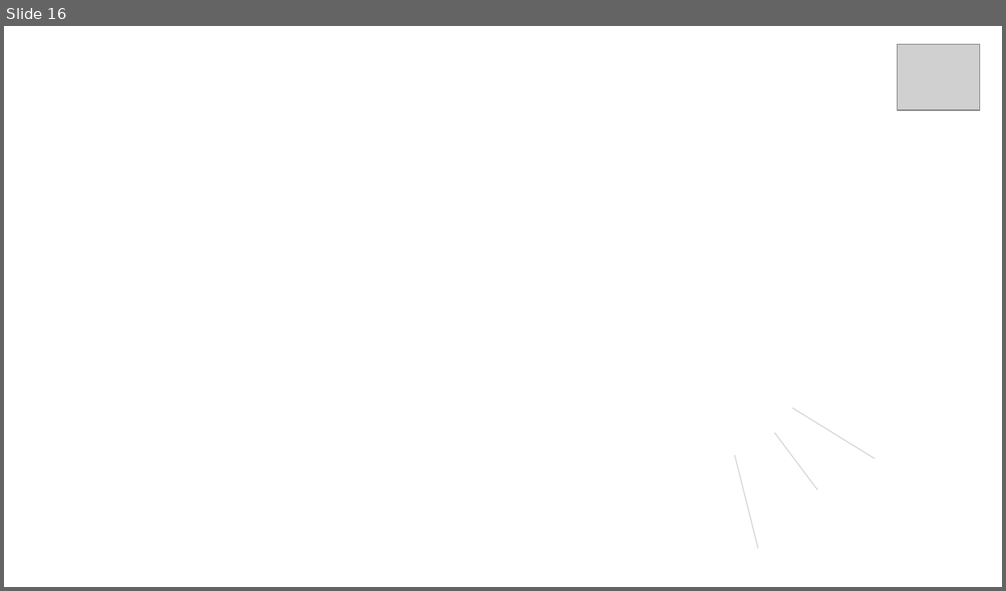
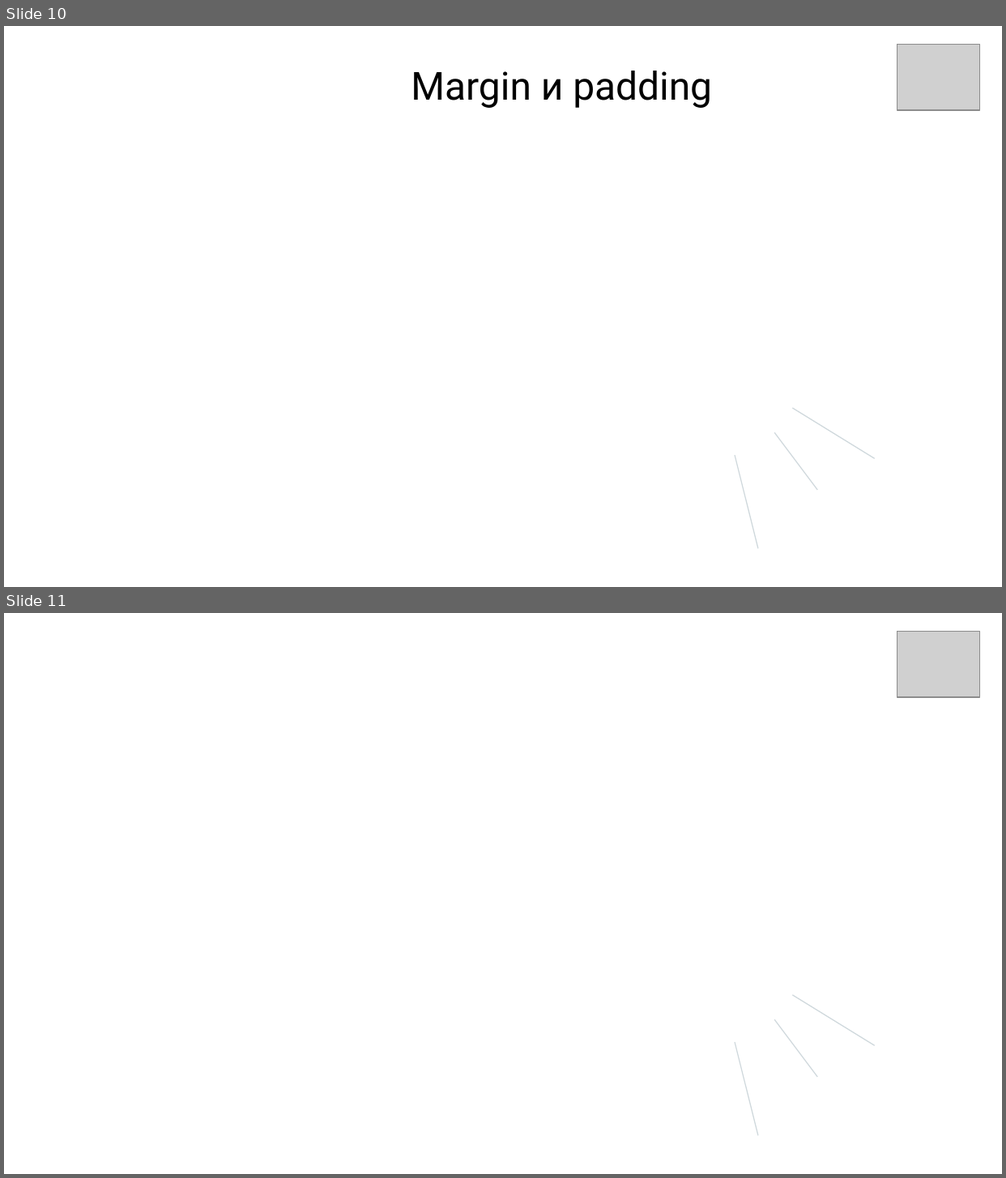
Before and after one commit to mhasilau/wb9, a slide deck: WEB - технологии.pptx. Shown one above the other, each under a label of ours: slide 16 before the commit, slides 10 and 11 after it. The pictures are 1006x591 and 1006x1178 pixels, drawn with LibreOffice and Linux fonts; fonts in the diff are those of the drawing; grey boxes stand for pictures; background and template pictures are left out. Boxes give left, top, right and bottom in pixels: in the first picture for what was removed or moved away, otherwise in the second. Text is boxed around its words. In the diff, an @@ line names an element or a change of style, - is before the commit and + after.

```diff
--- a/WEB - технологии.pptx
+++ b/WEB - технологии.pptx
@@ slide 10 added at box(4, 26, 1002, 587), background picture (left out) @@
@@ picture added at box(897, 44, 980, 109) @@
@@ text added at box(411, 71, 712, 108), 28 pt, text #000000 @@
+Margin и padding
@@ freeform shape added at box(792, 408, 874, 459), outline #CFD8DC 0.75 pt @@
@@ freeform shape added at box(774, 433, 817, 490), outline #CFD8DC 0.75 pt @@
@@ freeform shape added at box(735, 455, 757, 549), outline #CFD8DC 0.75 pt @@
@@ what was slide 16 is now slide 11 @@
```
Also in this commit, not shown: 2 slides changed, 7 other slides added, 13 slides removed.
